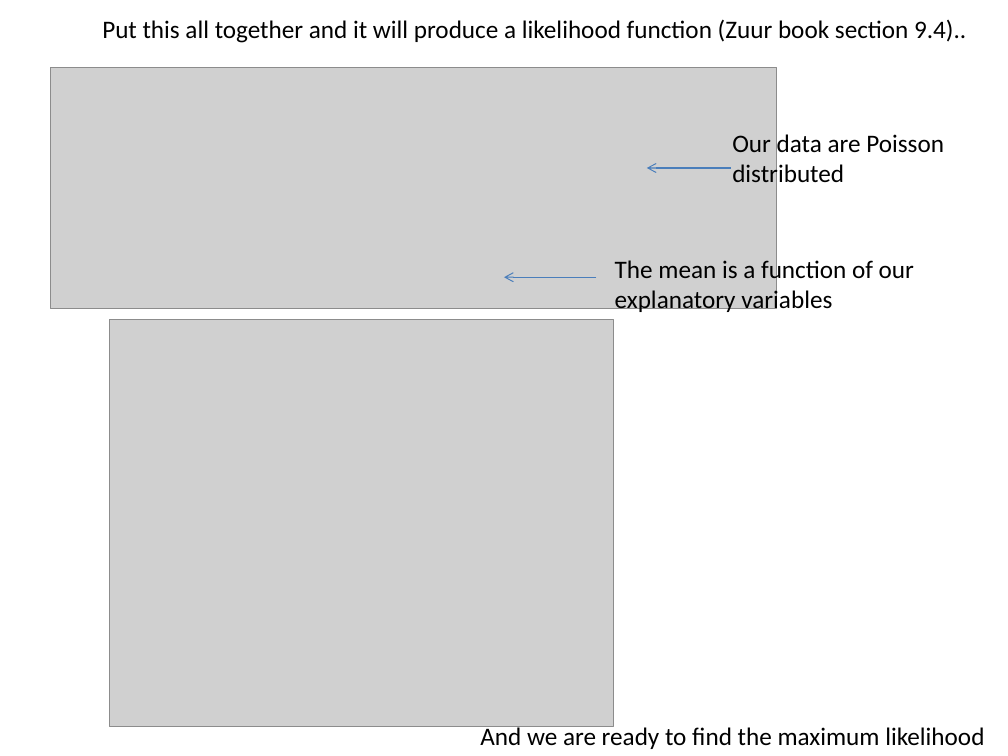
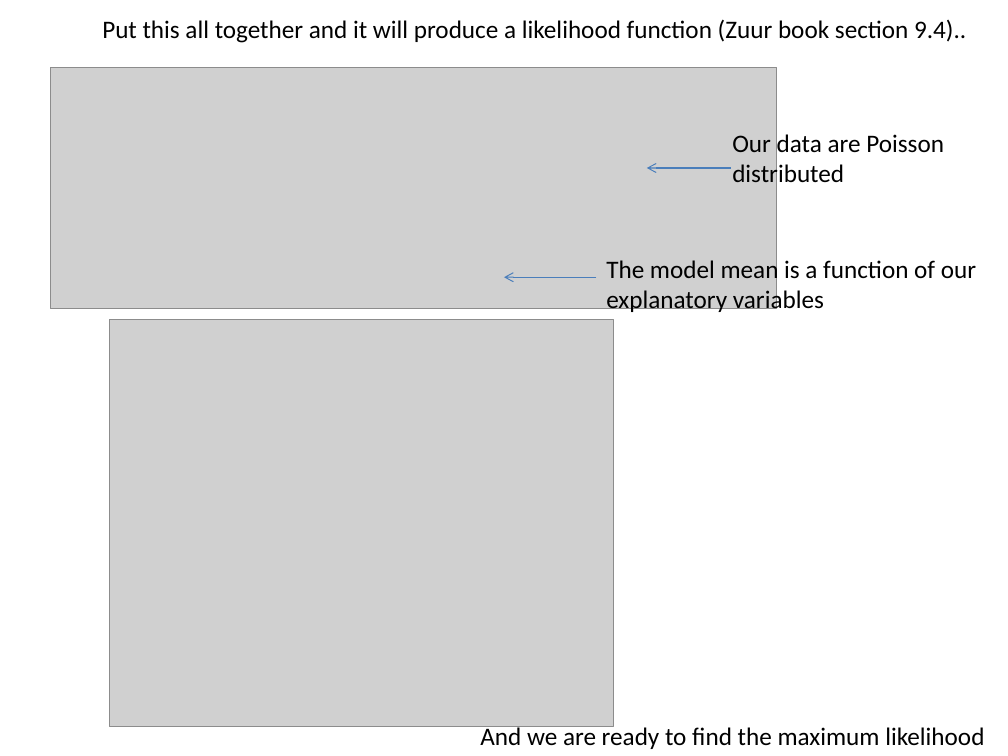
Before and after one commit to afodor/afodor.github.io, a slide deck: slide 9 of classes/stats2015/Lecture21.pptx. Drawn at 1008x756 pixels with LibreOffice and Linux fonts; fonts in the diff are those of the drawing; grey boxes stand for pictures. Boxes give left, top, right and bottom in pixels: in the first picture for what was removed or moved away, otherwise in the second. Text is boxed around its words. In the diff, an @@ line names an element or a change of style, - is before the commit and + after.

```diff
--- a/classes/stats2015/Lecture21.pptx
+++ b/classes/stats2015/Lecture21.pptx
@@ text "The model mean is a ...": place and size @@
-text "The model mean is a ..." at (615,257,914,314)
+text "The model mean is a ..." at (606,257,976,314)
@@ text at (606,257,976,284): text changed @@
-The mean is a function of our
+The model mean is a function of our
```
Also in this commit, not shown: 2 other slides changed.
